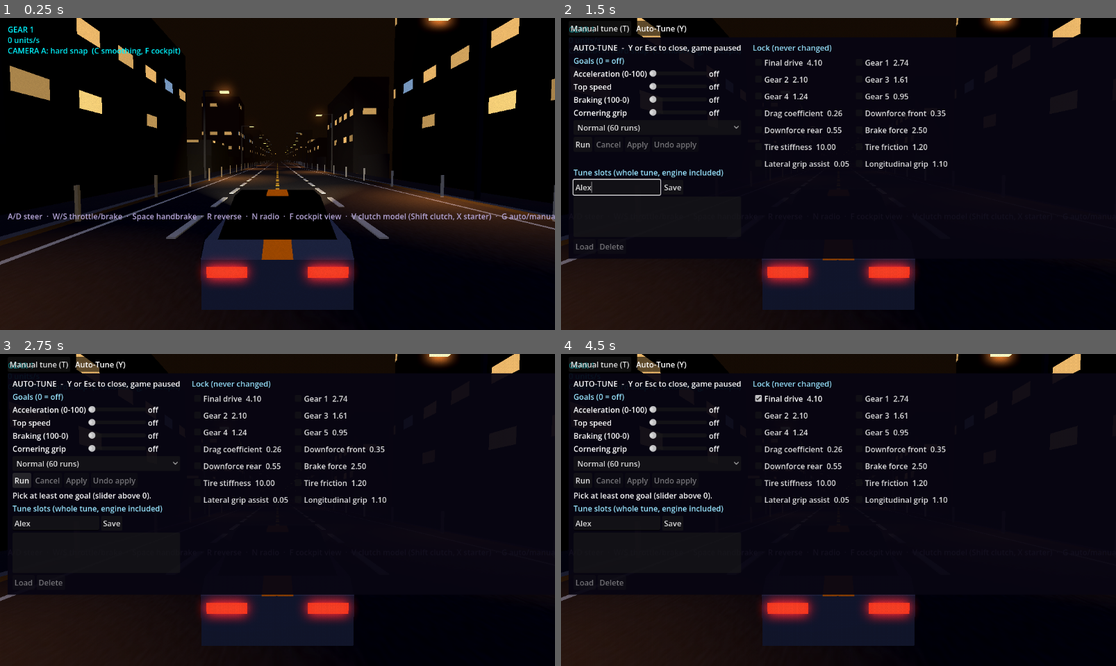
Above: before the commit, frames 1-4 (two rows, left to right).
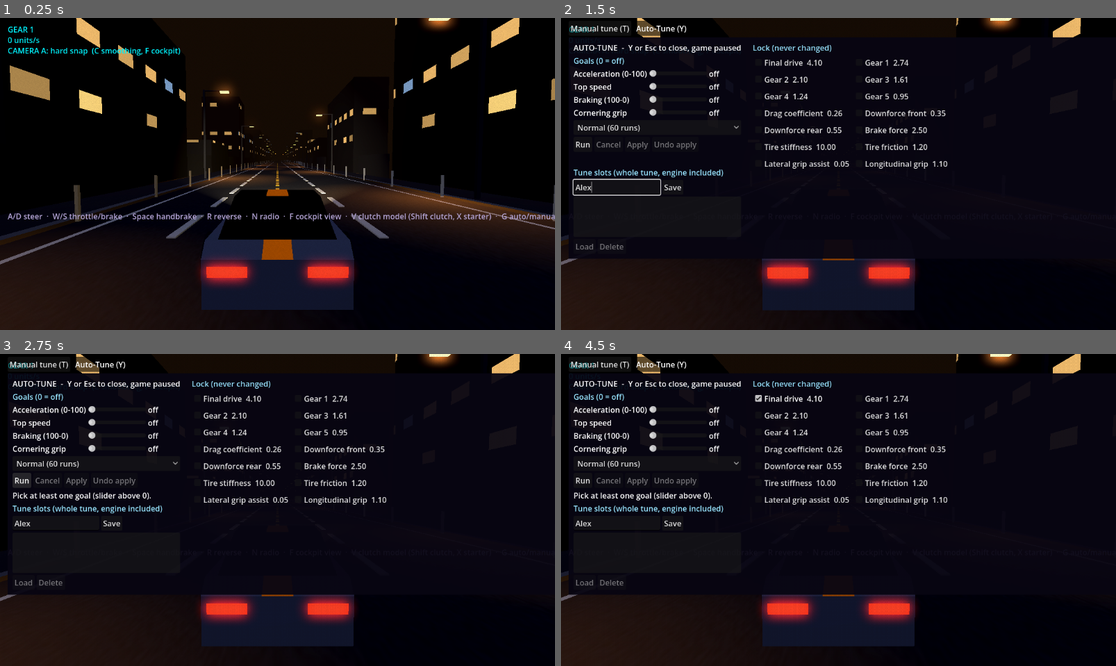
Above: after the commit, the same moments.

Repository: SmurfyHehe/neon-overdrive
Game: Godot game, scene res://Game.tscn
The game is run twice, just before and just after one commit, with the same random seed, the same clock (stepped at 60 frames per second) and the same inputs.
Inputs (mouse positions are in pixels of both pictures, inside the frame that each line leads up to):
- Up to frame 1 (0.25 s): no input
- Up to frame 2 (1.5 s): tap Enter at 0.5 s; move the mouse to (960, 158) at 0.52 s; hold D (steer_right) 0.53-1.25 s; tap Y (autotune_panel) at 0.6 s; click (960, 158) at 0.67 s; click (616, 186) at 1.27 s; type "Alex" at 1.35 s
- Up to frame 3 (2.75 s): click "Run" at 2 s
- Up to frame 4 (4.5 s): click "Normal (60 runs)" at 2.75 s; click "Normal (60 runs)" at 3.5 s; click "Final drive 4.10" at 4.25 s

The runs differ from the first frame. In frame 1, 0.5% of the frame differs, in the area x 0-100%, y 0-80%; in frame 2, less than 0.1%; in frame 3, less than 0.1%; in frame 4, less than 0.1%.

Commit message:
Phase C: physics at 120 Hz (NEON_TICKS=60 keeps the old tests at 60), tick-rate test
Co-Authored-By: Claude Sonnet 5.5 <noreply@anthropic.com>

Diff:
--- a/project.godot
+++ b/project.godot
@@ -17,6 +17,10 @@
 config/name="Neon Overdrive"
 run/main_scene="res://Game.tscn"
 config/features=PackedStringArray("4.7", "Mobile")
+
+[autoload]
+
+TickRate="*res://scripts/tick_rate.gd"
 
 [display]
 
@@ -165,6 +169,7 @@
 
 [physics]
 
+common/physics_ticks_per_second=120
 common/physics_interpolation=true
 
 [rendering]
--- a/scripts/auto_tune_job.gd
+++ b/scripts/auto_tune_job.gd
@@ -60,7 +60,7 @@
 	write_json(dir.path_join(RESULT_FILE), {})
 	write_json(dir.path_join(PROGRESS_FILE), {})
 	write_json(dir.path_join(REQUEST_FILE), {"values": values_from_spec(spec), "request": request, "budget": budget})
-	var args := PackedStringArray(["--headless", "--fixed-fps", "60"])
+	var args := PackedStringArray(["--headless", "--fixed-fps", str(Engine.physics_ticks_per_second)])
 	if exe == OS.get_executable_path() and OS.has_feature("template"):
 		# The exported game: it finds its own .pck and runs the worker as a mode
 		# of the game itself (see Game._ready and run_worker).
--- a/scripts/benchmark.gd
+++ b/scripts/benchmark.gd
@@ -12,7 +12,7 @@
 # While it runs: V-Sync off and no FPS cap, so frame times are real instead
 # of a flat 16.67 ms. A bot holds W, shifts up with E as speed builds, and
 # taps A/D to hold heading -- the same driving as tests/chunk_drive.gd, so the
-# two produce comparable numbers. Physics stays on the 60 Hz tick.
+# two produce comparable numbers. Physics stays on the project tick rate (120 Hz).
 #
 # When done it appends one result line to benchmark-results.txt (next to the
 # exe in an exported build, in user:// otherwise), prints it, and quits.
--- a/scripts/chase_camera.gd
+++ b/scripts/chase_camera.gd
@@ -127,8 +127,10 @@
 	var v := target.linear_velocity
 	var dv := (v - _prev_vel).length()
 	_prev_vel = v
-	if dv > IMPACT_DV:
-		trauma = minf(1.0, trauma + (dv - IMPACT_DV) * IMPACT_GAIN)
+	# the per-tick velocity change scales with the tick length, so scale the threshold
+	var dv_limit := IMPACT_DV * 60.0 / float(Engine.physics_ticks_per_second)
+	if dv > dv_limit:
+		trauma = minf(1.0, trauma + (dv - dv_limit) * IMPACT_GAIN * float(Engine.physics_ticks_per_second) / 60.0)
 	var speed := target.current_speed()
 	_accel = (speed - _prev_speed) / delta
 	_prev_speed = speed
--- a/scripts/game_state.gd
+++ b/scripts/game_state.gd
@@ -11,8 +11,8 @@
 # Pausing uses the SceneTree's own pause, so physics (the GEVP vehicle) and
 # every other default-mode node freeze. This node runs with
 # PROCESS_MODE_ALWAYS so it still polls the pause action (Esc) while paused.
-# The physics tick rate is untouched -- it must stay at 60 Hz (GEVP breaks at
-# 30 Hz).
+# The physics tick rate is 120 Hz (GEVP recommends at least 120 and breaks at
+# 30 Hz); see tick_rate.gd.
 
 # TUNING (#62) is the debug tuning panel: paused like PAUSED, but the panel
 # shows instead of the pause menu.
--- /dev/null
+++ b/scripts/tick_rate.gd
@@ -0,0 +1,13 @@
+extends Node
+
+# Physics tick rate override (Phase C, 2026-10-05). The game runs at 120 Hz now
+# (project setting physics/common/physics_ticks_per_second; GEVP recommends at least
+# 120, and its tyres and suspension are steadier there). Most of the old test suite
+# counts physics ticks as sixtieths of a second, so tests/run_tests.bat sets
+# NEON_TICKS=60 for them; this autoload applies it before any scene loads. Normal
+# play never sets it.
+
+func _init() -> void:
+	var v := OS.get_environment("NEON_TICKS")
+	if v.is_valid_int():
+		Engine.physics_ticks_per_second = clampi(int(v), 30, 240)
--- a/scripts/tune_track.gd
+++ b/scripts/tune_track.gd
@@ -45,7 +45,7 @@
 	var done := false
 	var failed := ""
 	var m := {}
-	var dt := 1.0 / 60.0
+	var dt := 1.0 / Engine.physics_ticks_per_second
 	# brake
 	var brake_phase := false
 	var brake_start := Vector3.ZERO
--- /dev/null
+++ b/tests/tick_rate_120.gd
@@ -0,0 +1,98 @@
+extends SceneTree
+
+# The game at its real tick rate, 120 Hz (Phase C, 2026-10-05), headless and silent.
+# Most other tests run at 60 (tests/run_tests.bat sets NEON_TICKS=60 because they
+# count ticks as sixtieths of a second); this one sets 120 itself so the shipped
+# rate is covered too:
+# - the project default is 120 and the autoload honours NEON_TICKS
+# - from standstill the engine idles, an automatic launch reaches speed and shifts
+#   up through the gears, the steering ramp and the camera still work
+# - the default coupe on TuneTrack is inside the feel targets at 120 Hz:
+#   top speed 235-250 km/h, 0-100 4.6-6.4 s, 100-0 36-47 m, peak lateral g 0.9-1.5
+# Exit code 1 on failure. Run:
+#   Godot_v4.7.2-stable_win64_console.exe --headless --audio-driver Dummy --fixed-fps 120 --path . -s res://tests/tick_rate_120.gd
+
+const RATE := 120
+const TIMEOUT_TICKS := RATE * 60
+
+enum Step { BOOT, IDLE, ACCEL, DONE }
+
+var step := Step.BOOT
+var step_start := 0
+var tick := 0
+var failures: Array[String] = []
+var throttle := 0.0
+var idle_min := 1e9
+var idle_max := -1e9
+var max_gear := 0
+
+func _initialize() -> void:
+	_check(int(ProjectSettings.get_setting("physics/common/physics_ticks_per_second")) == RATE, "the project should default to 120 Hz")
+	Engine.physics_ticks_per_second = RATE
+	change_scene_to_file("res://Game.tscn")
+
+func _drive(c: PlayerCar) -> void:
+	c.throttle_input = throttle
+	c.brake_input = 0.0
+	c.steering_input = 0.0
+
+func _physics_process(_delta: float) -> bool:
+	tick += 1
+	var game := current_scene
+	if game == null or game.get("player") == null:
+		return tick > 600 and _end("Game never became ready")
+	var p: PlayerCar = game.player
+	p.driver = _drive
+	var waited := tick - step_start
+	match step:
+		Step.BOOT:
+			_check(Engine.physics_ticks_per_second == RATE, "tick rate should be %d, is %d" % [RATE, Engine.physics_ticks_per_second])
+			_go(Step.IDLE)
+		Step.IDLE:
+			if waited > RATE * 3:
+				idle_min = minf(idle_min, p.motor_rpm)
+				idle_max = maxf(idle_max, p.motor_rpm)
+			if waited >= RATE * 5:
+				_check(idle_min > 900.0 and idle_max < 1100.0, "idle at 120 Hz should sit in 900-1100 rpm, got %.0f to %.0f" % [idle_min, idle_max])
+				throttle = 1.0
+				_go(Step.ACCEL)
+		Step.ACCEL:
+			max_gear = maxi(max_gear, p.current_gear)
+			if p.current_speed() > 30.0 and max_gear >= 3:
+				_check(p.engine_running, "the engine should be running")
+				_check(p.health.engine_temp < PowertrainHealth.DERATE_C, "the engine should not overheat in a launch")
+				_go(Step.DONE)
+				_targets()
+			elif waited > RATE * 40:
+				return _end("never reached 30 m/s in 3rd at 120 Hz (speed %.1f, gear %d)" % [p.current_speed(), max_gear])
+	return false
+
+func _targets() -> void:
+	var track := TuneTrack.new()
+	root.add_child(track)
+	await process_frame
+	var res: Array = await track.evaluate([CarSpec.coupe_default()])
+	var m: Dictionary = res[0]
+	print("120 Hz default coupe: top %.1f km/h, 0-100 %.2f s, 100-0 %.1f m, peak %.2f g" % [m.top_speed_kmh, m.t_0_100, m.brake_dist_100, m.peak_lat_g])
+	_check(m.top_speed_kmh >= 235.0 and m.top_speed_kmh <= 250.0, "top speed %.1f outside 235-250" % m.top_speed_kmh)
+	_check(m.t_0_100 >= 4.6 and m.t_0_100 <= 6.4, "0-100 %.2f outside 4.6-6.4" % m.t_0_100)
+	_check(m.brake_dist_100 >= 36.0 and m.brake_dist_100 <= 47.0, "100-0 %.1f outside 36-47" % m.brake_dist_100)
+	_check(m.peak_lat_g >= 0.9 and m.peak_lat_g <= 1.5, "peak lateral g %.2f outside 0.9-1.5" % m.peak_lat_g)
+	_end("")
+
+func _go(next: Step) -> void:
+	step = next
+	step_start = tick
+
+func _check(ok: bool, msg: String) -> void:
+	if not ok:
+		failures.append(msg)
+
+func _end(msg: String) -> bool:
+	if msg != "":
+		failures.append(msg)
+	for f in failures:
+		printerr("FAIL: ", f)
+	print("tick_rate_120: ", "PASS" if failures.is_empty() else "FAIL")
+	quit(0 if failures.is_empty() else 1)
+	return true
Not shown, added: scripts/tick_rate.gd.uid
Not shown, added: tests/tick_rate_120.gd.uid
Not shown, changed: ROADMAP.md
Not shown, changed: tests/run_tests.bat
